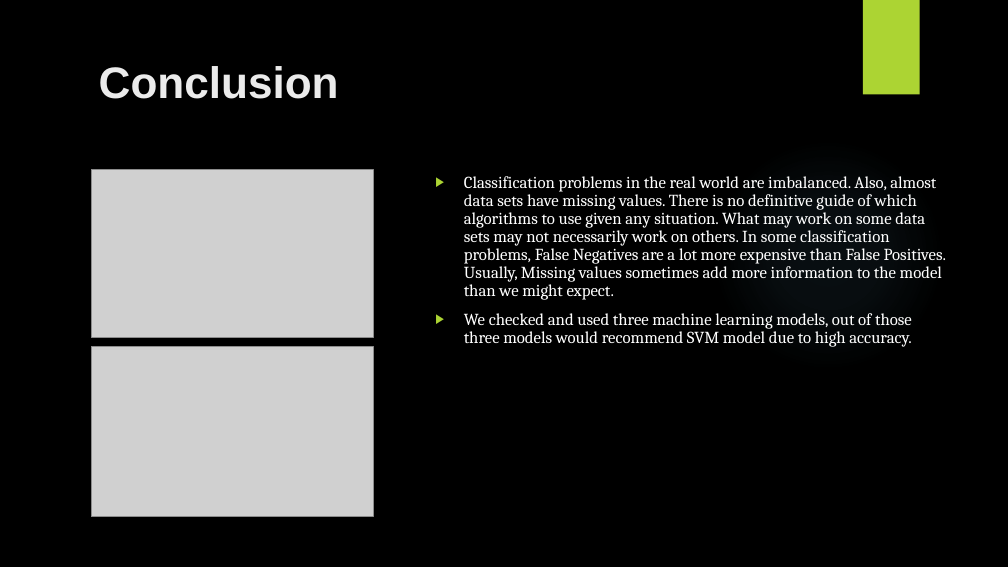
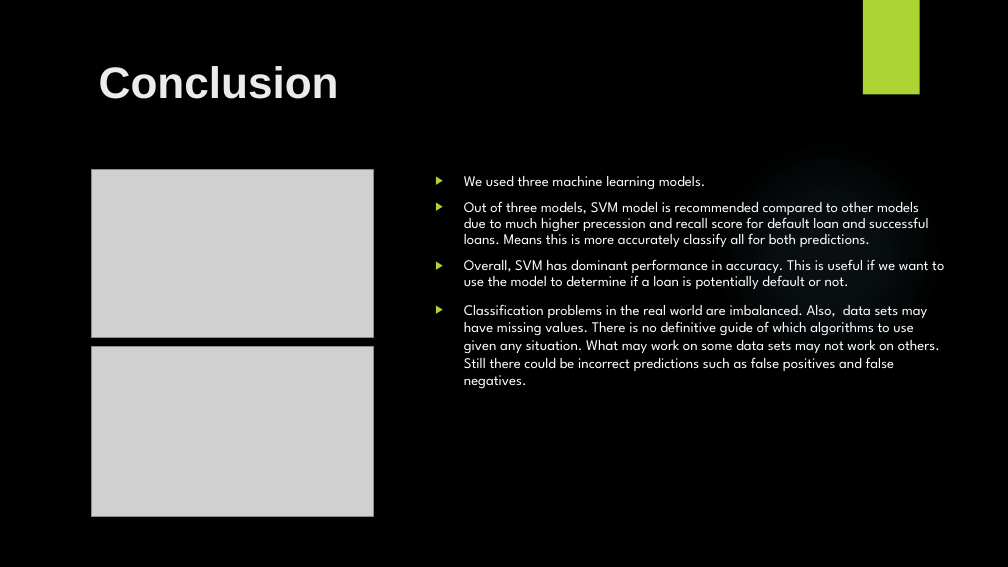
Before and after one commit to Minhtranaccount/Loan_Pay_Back_Ability, a slide deck: slide 13 of project 4 presentation.pptx. Drawn at 1008x567 pixels with LibreOffice and Linux fonts; fonts in the diff are those of the drawing; grey boxes stand for pictures; background and template pictures are left out. Boxes give left, top, right and bottom in pixels: in the first picture for what was removed or moved away, otherwise in the second. Text is boxed around its words. In the diff, an @@ line names an element or a change of style, - is before the commit and + after.

```diff
--- a/project 4 presentation.pptx
+++ b/project 4 presentation.pptx
@@ text at <box>464,176,944,389</box>: text changed; size 16 to 14 pt; font Cambria to League Spartan @@
-▶ Classification problems in the real world are imbalanced. Also, almost data sets have missing values. There is no definitive guide of which algorithms to use given any situation. What may work on some data sets may not necessarily work on others. In some classification problems, False Negatives are a lot more expensive than False Positives. Usually, Missing values sometimes add more information to the model than we might expect.
-▶ We checked and used three machine learning models, out of those three models would recommend SVM model due to high accuracy.
+▶ We used three machine learning models.
+▶ Out of three models, SVM model is recommended compared to other models due to much higher precession and recall score for default loan and successful loans. Means this is more accurately classify all for both predictions.
+▶ Overall, SVM has dominant performance in accuracy. This is useful if we want to use the model to determine if a loan is potentially default or not.
+▶ Classification problems in the real world are imbalanced. Also, data sets may have missing values. There is no definitive guide of which algorithms to use given any situation. What may work on some data sets may not work on others. Still there could be incorrect predictions such as false positives and false negatives.
```
Also in this commit, not shown: 3 other slides changed.
